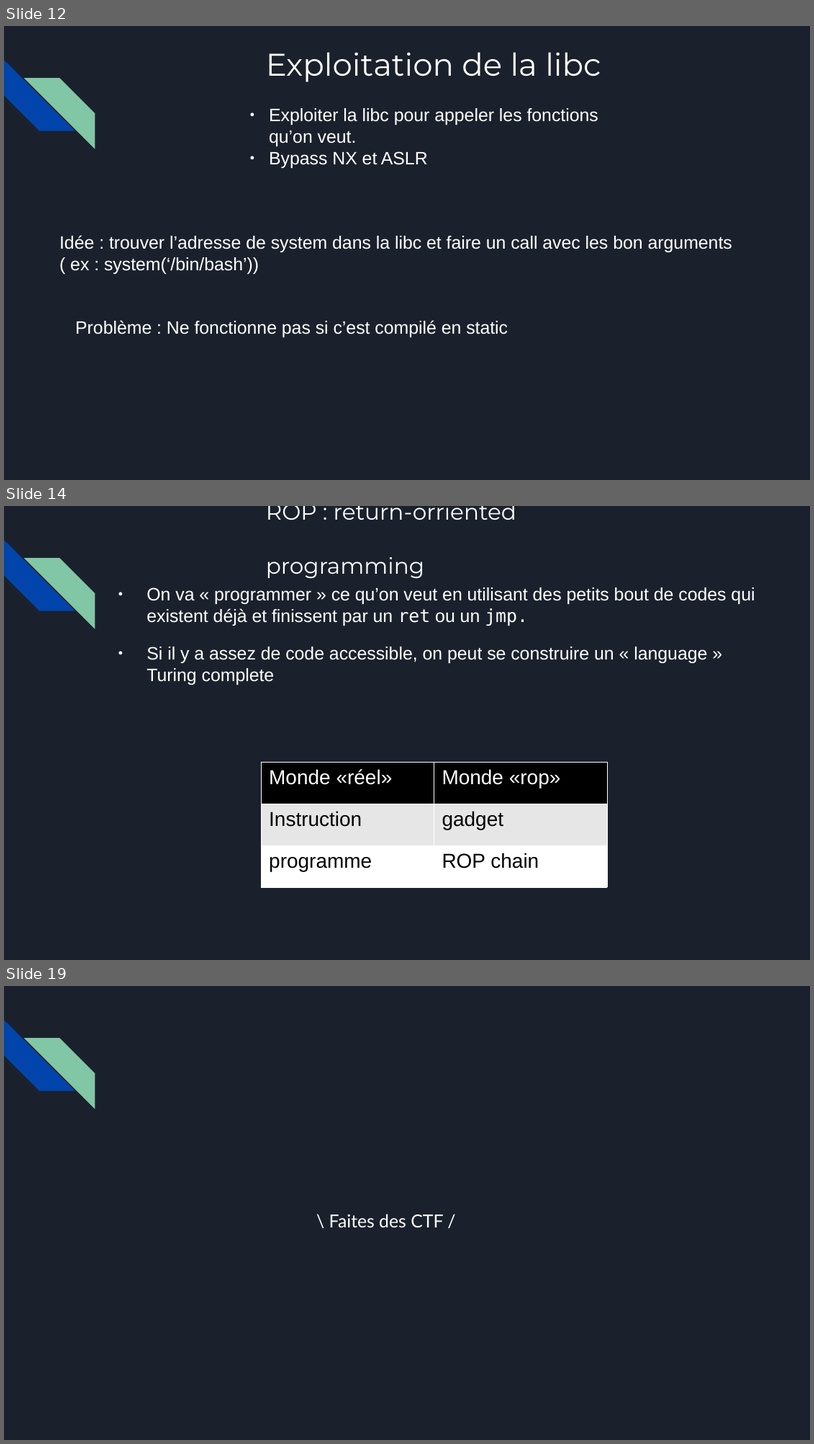
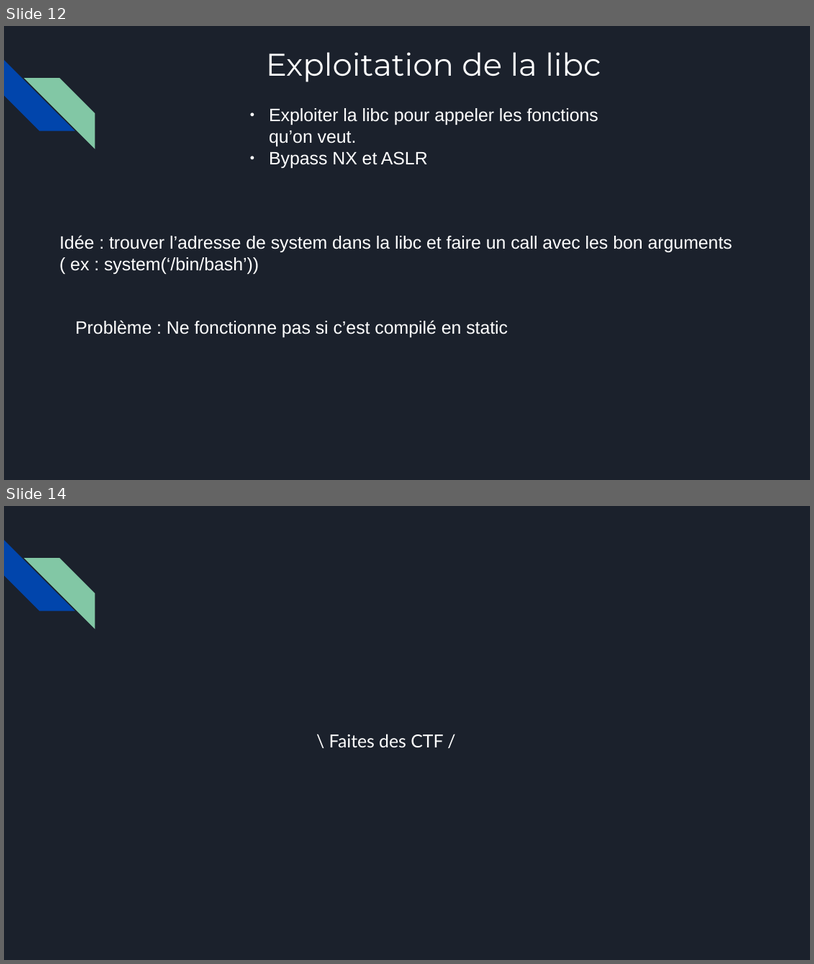
Before and after one commit to azazhe1/Workshop_pwn, a slide deck: Binary_Exploit.pptx. Shown one above the other, each under a label of ours: slides 12, 14 and 19 before the commit, slides 12 and 14 after it; the slides between them are not shown. The pictures are 814x1444 and 814x964 pixels, drawn with LibreOffice and Linux fonts; fonts in the diff are those of the drawing. Boxes give left, top, right and bottom in pixels: in the first picture for what was removed or moved away, otherwise in the second. Text is boxed around its words. In the diff, an @@ line names an element or a change of style, - is before the commit and + after.

```diff
--- a/Binary_Exploit.pptx
+++ b/Binary_Exploit.pptx
@@ slide 14 removed at [4, 506, 810, 960], background #1B212C; not listed: 2 template elements that a slide beside it also shows @@
@@ text removed at [266, 506, 517, 579] @@
-ROP : return-orriented programming
@@ text removed at [147, 587, 755, 685] @@
-● On va « programmer » ce qu’on veut en utilisant des petits bout de codes qui existent déjà et finissent par un ret ou un jmp.
-● Si il y a assez de code accessible, on peut se construire un « language » Turing complete
@@ table removed at [261, 762, 608, 887], 3 rows, 2 columns @@
-Monde «réel» | Monde «rop»
-Instruction | gadget
-programme | ROP chain
@@ what was slide 19 is now slide 14 @@
```
Also in this commit, not shown: 1 slide added, 5 other slides removed.
